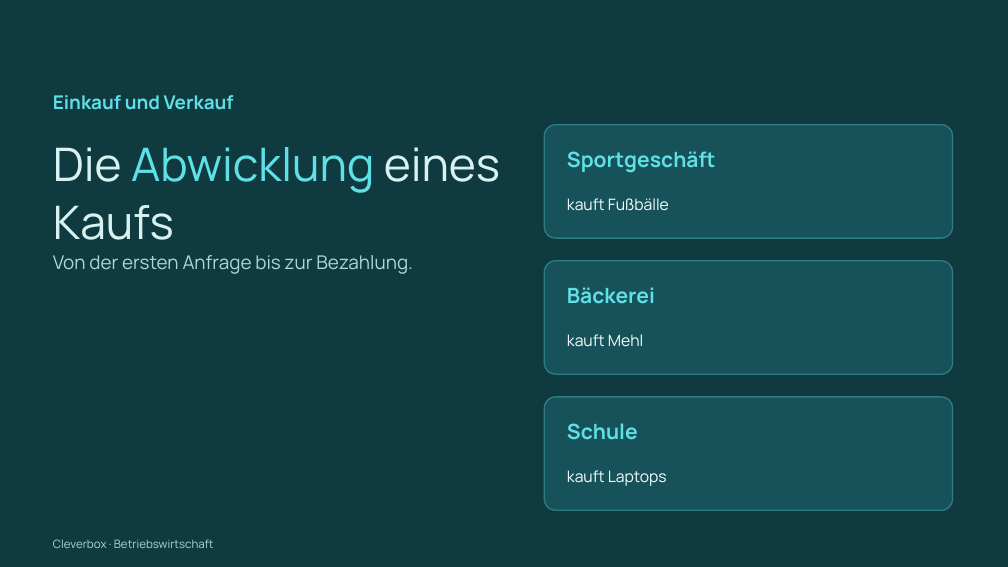
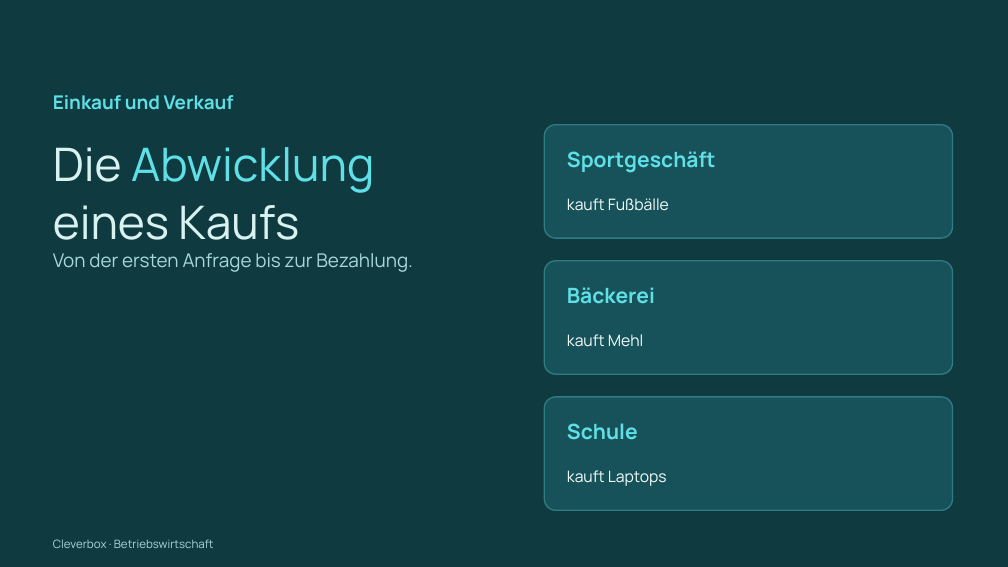
Before and after one commit to arminheske/claudecloud, a slide deck: slide 1 of videoslides/cleverbox-abwicklung-kauf-slides.pptx. Drawn at 1008x567 pixels with LibreOffice and Linux fonts; fonts in the diff are those of the drawing. Boxes give left, top, right and bottom in pixels: in the first picture for what was removed or moved away, otherwise in the second. Text is boxed around its words. In the diff, an @@ line names an element or a change of style, - is before the commit and + after.

```diff
--- a/videoslides/cleverbox-abwicklung-kauf-slides.pptx
+++ b/videoslides/cleverbox-abwicklung-kauf-slides.pptx
@@ text at [53,147,374,240]: text changed @@
-Die Abwicklung eines Kaufs
+Die Abwicklung
+eines Kaufs
```
Also in this commit, not shown: 60 other slides changed, 1 other file.
